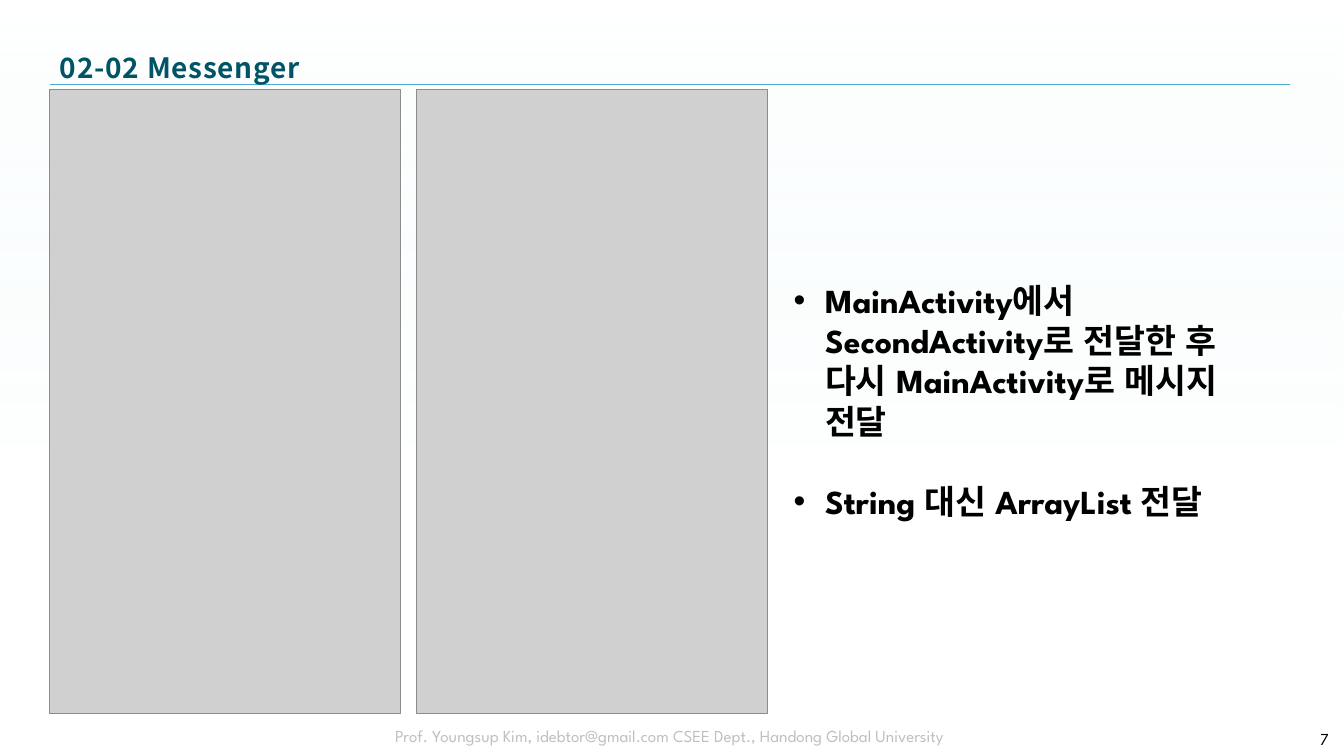
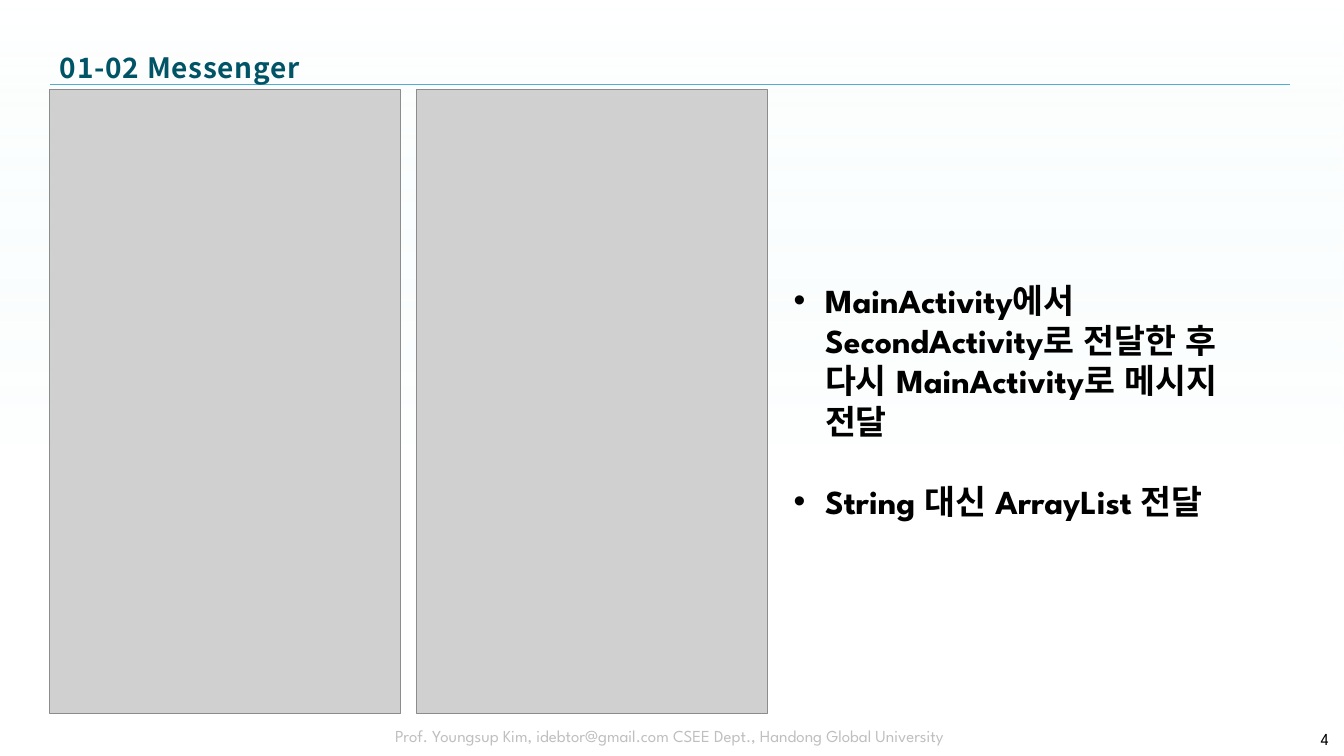
Before and after one commit to tae7841/HuStarAS, a slide deck: slide 4 of ppts/Day_4_Activity.pptx (slide 7 before the commit). Drawn at 1344x756 pixels with LibreOffice and Linux fonts; fonts in the diff are those of the drawing; grey boxes stand for pictures; background and template pictures are left out. Boxes give left, top, right and bottom in pixels: in the first picture for what was removed or moved away, otherwise in the second. Text is boxed around its words. In the diff, an @@ line names an element or a change of style, - is before the commit and + after.

```diff
--- a/ppts/Day_4_Activity.pptx
+++ b/ppts/Day_4_Activity.pptx
@@ title at (60,57,300,85): text changed @@
-02-02 Messenger
+01-02 Messenger
@@ page number at (1321,734,1329,745): text changed @@
-7
+4
```
Also in this commit, not shown: 6 other slides changed, 3 slides removed, 1 other file.
